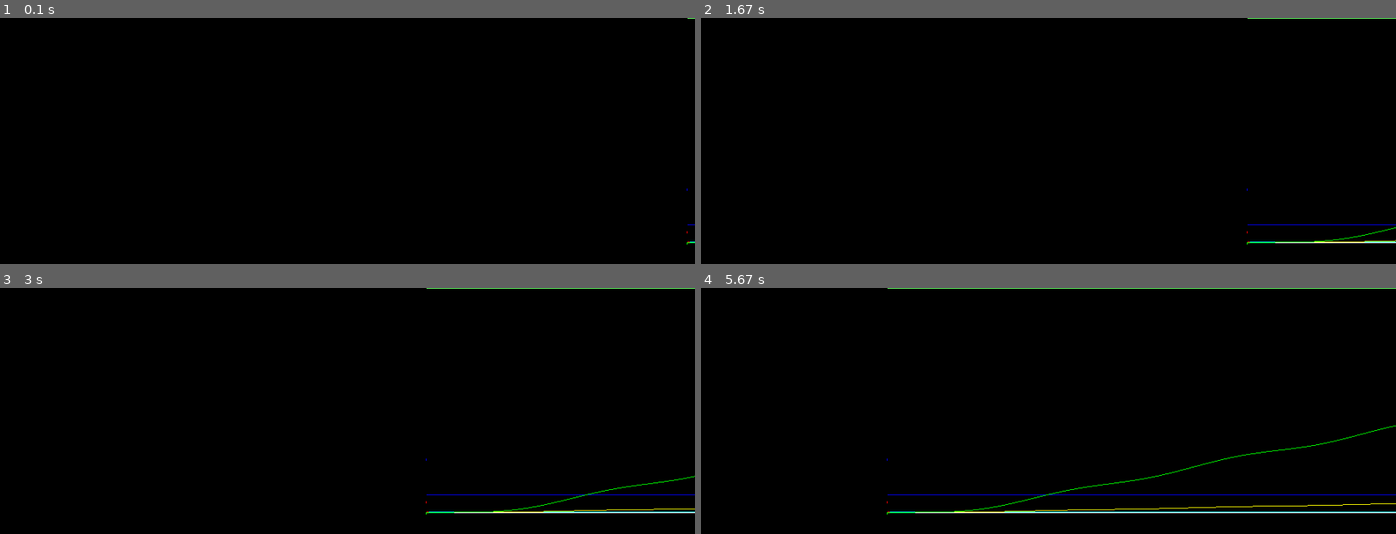
Above: before the commit, frames 1-4 (two rows, left to right).
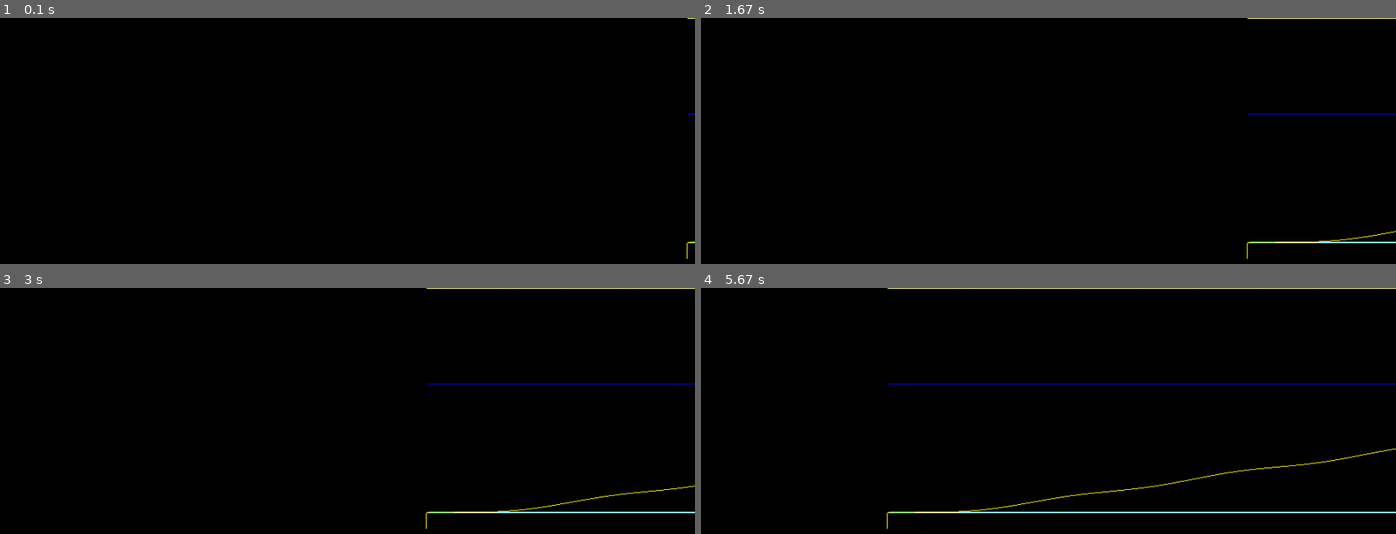
Above: after the commit, the same moments.

Repository: troncosoae/proy-ctrl-intel
Game: pygame game, started from main.py
Two runs of this game, one before a commit and one after it. Both use one fixed random seed, a clock stepped at 60 frames per second and the inputs below.
Inputs:
- Up to frame 1 (0.1 s): no input
- Up to frame 2 (1.67 s): no input
- Up to frame 3 (3 s): no input
- Up to frame 4 (5.67 s): no input

The runs differ from the first frame. In frame 1, less than 0.1% of the frame differs, in the area x 98-100%, y 0-98%; in frame 2, 0.6%; in frame 3, 1.2%; in frame 4, 2.4%, in the area x 26-100%, y 0-98%.

Commit message:
working ok, not stable, need something to dampen oscilations

Diff:
--- a/main.py
+++ b/main.py
@@ -38,23 +38,24 @@
             'v_W', 'beta_m', 'beta_r', 'omega_r',
             'omega_g', 'P_g', 'tau_g', 'tau_r', 'tau_gr',
             'theta_d',
-            # 'tau_gm', 'P_r'
-            'x', 'P_r'
+            # 'P_r',
+            'omega_nom',
+            'x',
         ],
         Ts)
     pygame_tracker = PlottingTurbineWindow(
         'pygame', {
-            # 'omega_gr': (255, 255, 255),
             'omega_g': (255, 255, 0),
+            'omega_nom': (255, 255, 100),
             'omega_r': (0, 255, 255),
             'beta_r': (255, 0, 0),
-            'P_g': (0, 255, 0),
-            'P_r': (100, 255, 100),
+            # 'P_g': (0, 255, 0),
+            # 'P_r': (100, 255, 100),
             'v_W': (0, 0, 255),
         },
         -0.5, 1.5, pygame_fs, get_close_sim_for_box(sim))
     pid_controller = PIDController(
-        'pid', 'P_r', 'P_g', 'x', -1, 0.01, 0.1, Ts)
+        'pid', 'omega_nom', 'omega_g', 'x', -20, 0, 0.1, Ts)
     pid_mapper = Mapper(
         'map_pid', ['x'], ['beta_r'],
         {'x': lambda x: 0.5*np.arctan(-x*0.2) + np.pi/4},
@@ -66,7 +67,7 @@
         blade_pitch_system, {'beta_r': np.pi/2, 'omega_r': 0})
     sim.add_box(drive_train_model, {'tau_g': 10})
     sim.add_box(generator_converter_model, {'tau_gr': 10})
-    sim.add_box(pid_controller, {'P_r': 1e2})
+    sim.add_box(pid_controller, {'omega_nom': 14})
     sim.add_box(pid_mapper)
 
     sim.add_box(measurer)
@@ -78,8 +79,12 @@
 
     measurer.plot_values({
         'tau_g', 'P_g', 'beta_m', 'v_W', 'omega_r', 'omega_g',
-        'beta_r', 'P_r'
+        'beta_r',
+        'omega_nom',
     })
     measurer.plot_values({
-        'beta_m', 'beta_r',
+        'omega_nom', 'omega_g',
     })
+    measurer.plot_values({
+        'beta_r', 'beta_m',
+    })
